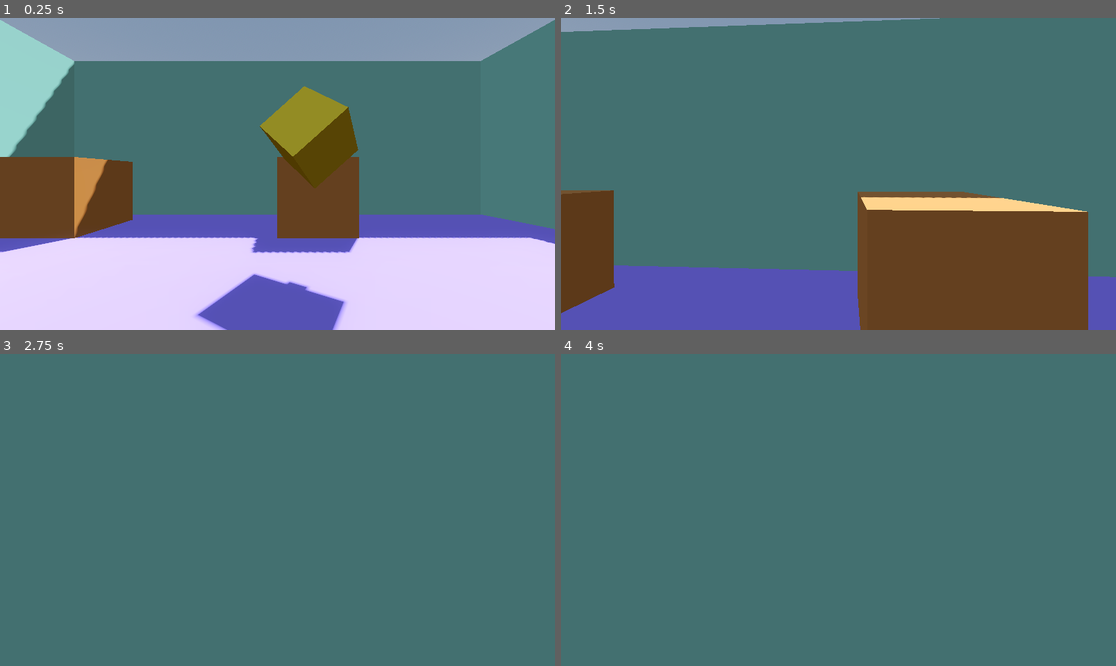
Above: before the commit, frames 1-4 (two rows, left to right).
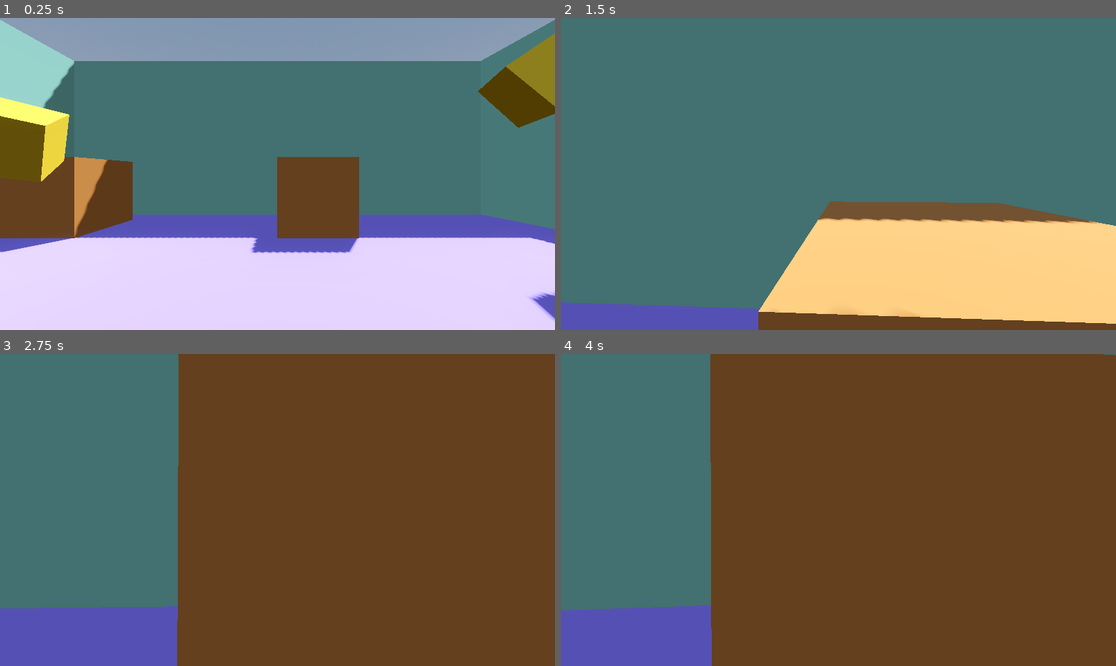
Above: after the commit, the same moments.

Repository: Tayacan/GameOff2023
Game: Godot game, scene res://scenes/playground.tscn
The game is run twice, just before and just after one commit, with the same random seed, the same clock (stepped at 60 frames per second) and the same inputs.
Inputs (mouse positions are in pixels of both pictures, inside the frame that each line leads up to):
- Up to frame 1 (0.25 s): no input
- Up to frame 2 (1.5 s): move the mouse to (866, 174) at 0.52 s; hold W (move_forward) from 0.53 s (still down); tap Space (jump) at 0.77 s; move the mouse to (810, 174) at 1.27 s
- Up to frame 3 (2.75 s): keep holding W (move_forward); tap Space (jump) at 1.52 s; move the mouse to (288, 503) at 2.02 s
- Up to frame 4 (4 s): keep holding W (move_forward); tap Enter at 2.75 s; move the mouse to (832, 516) at 2.77 s; tap Space (jump) at 3.02, 3.77 s; move the mouse to (877, 513) at 3.52 s

The runs differ from the first frame. In frame 1, 12% of the frame differs, in the area x 0-100%, y 4-100%; in frame 2, 31%; in frame 3, 74%; in frame 4, 78%, in the area x 0-100%, y 0-100%.

Commit message:
Make the boxsphere into a scene

Diff:
--- /dev/null
+++ b/boxes/box.tscn
@@ -0,0 +1,21 @@
+[gd_scene load_steps=4 format=3 uid="uid://dranormtiujx8"]
+
+[ext_resource type="Material" uid="uid://pnj0vkkry7d0" path="res://materials/yellow.tres" id="1_861mp"]
+
+[sub_resource type="SphereShape3D" id="SphereShape3D_iqvya"]
+radius = 1.5
+
+[sub_resource type="BoxMesh" id="BoxMesh_skvu0"]
+
+[node name="Box" type="RigidBody3D"]
+transform = Transform3D(0.745243, -0.433543, 0.50661, 0.666793, 0.484551, -0.566214, 2.98023e-08, 0.759771, 0.650191, 0, 0, 0)
+max_contacts_reported = 9
+contact_monitor = true
+
+[node name="CollisionShape3D" type="CollisionShape3D" parent="."]
+shape = SubResource("SphereShape3D_iqvya")
+
+[node name="MeshInstance3D" type="MeshInstance3D" parent="."]
+material_override = ExtResource("1_861mp")
+mesh = SubResource("BoxMesh_skvu0")
+skeleton = NodePath("../..")
--- a/scenes/playground.tscn
+++ b/scenes/playground.tscn
@@ -1,10 +1,10 @@
-[gd_scene load_steps=11 format=3 uid="uid://doh7ywv4ugnqn"]
+[gd_scene load_steps=9 format=3 uid="uid://doh7ywv4ugnqn"]
 
 [ext_resource type="PackedScene" uid="uid://bt16jtq300lur" path="res://player/player.tscn" id="1_yyvfr"]
 [ext_resource type="Material" uid="uid://dg7xodm5ordwh" path="res://materials/purple.tres" id="2_fstnw"]
 [ext_resource type="Material" uid="uid://xnjqbca5n6vj" path="res://materials/blue_green.tres" id="2_ynlgk"]
 [ext_resource type="Material" uid="uid://c6t3ysmetu6ig" path="res://materials/orange.tres" id="3_di84c"]
-[ext_resource type="Material" uid="uid://pnj0vkkry7d0" path="res://materials/yellow.tres" id="5_gmtnw"]
+[ext_resource type="PackedScene" uid="uid://dranormtiujx8" path="res://boxes/box.tscn" id="5_fo08u"]
 
 [sub_resource type="ProceduralSkyMaterial" id="ProceduralSkyMaterial_ifgpx"]
 sky_horizon_color = Color(0.64625, 0.65575, 0.67075, 1)
@@ -18,11 +18,6 @@
 sky = SubResource("Sky_qti6a")
 tonemap_mode = 2
 glow_enabled = true
-
-[sub_resource type="SphereShape3D" id="SphereShape3D_iqvya"]
-radius = 1.5
-
-[sub_resource type="BoxMesh" id="BoxMesh_skvu0"]
 
 [node name="Playground" type="Node3D"]
 
@@ -124,15 +119,17 @@
 transform = Transform3D(1, 0, 0, 0, 1, 0, 0, 0, 1, -3.08519, -0.121813, -0.776907)
 use_collision = true
 
-[node name="RigidBody3D" type="RigidBody3D" parent="."]
-transform = Transform3D(0.745243, -0.433543, 0.50661, 0.666793, 0.484551, -0.566214, 2.98023e-08, 0.759771, 0.650191, 0.545042, 2.47046, -3.44117)
-max_contacts_reported = 9
-contact_monitor = true
+[node name="Box 1" parent="." instance=ExtResource("5_fo08u")]
+transform = Transform3D(0.745243, -0.433543, 0.50661, 0.57746, 0.039748, -0.815451, 0.333397, 0.900257, 0.279975, 4.54504, 3.47046, -3.44117)
 
-[node name="CollisionShape3D" type="CollisionShape3D" parent="RigidBody3D"]
-shape = SubResource("SphereShape3D_iqvya")
+[node name="Box 2" parent="." instance=ExtResource("5_fo08u")]
+transform = Transform3D(0.745243, -0.433543, 0.50661, 0.666793, 0.484551, -0.566214, 2.98023e-08, 0.759771, 0.650191, 1.7312, 6.58122, 0)
 
-[node name="MeshInstance3D" type="MeshInstance3D" parent="RigidBody3D"]
-material_override = ExtResource("5_gmtnw")
-mesh = SubResource("BoxMesh_skvu0")
-skeleton = NodePath("../..")
+[node name="Box 3" parent="." instance=ExtResource("5_fo08u")]
+transform = Transform3D(0.372621, 0.44121, 0.816387, 0.892329, -0.411872, -0.18469, 0.25476, 0.797306, -0.547177, -4.45496, 2.47046, -3.44117)
+
+[node name="Box 4" parent="." instance=ExtResource("5_fo08u")]
+transform = Transform3D(0.372621, 0.44121, 0.816387, 0.892329, -0.411872, -0.18469, 0.25476, 0.797306, -0.547177, -1.5714, 2.47046, 2.92571)
+
+[node name="Box 5" parent="." instance=ExtResource("5_fo08u")]
+transform = Transform3D(0.573328, -0.580205, -0.578496, -0.778712, -0.166334, -0.60493, 0.25476, 0.797306, -0.547177, 2.32398, 7.47045, 2.51835)
